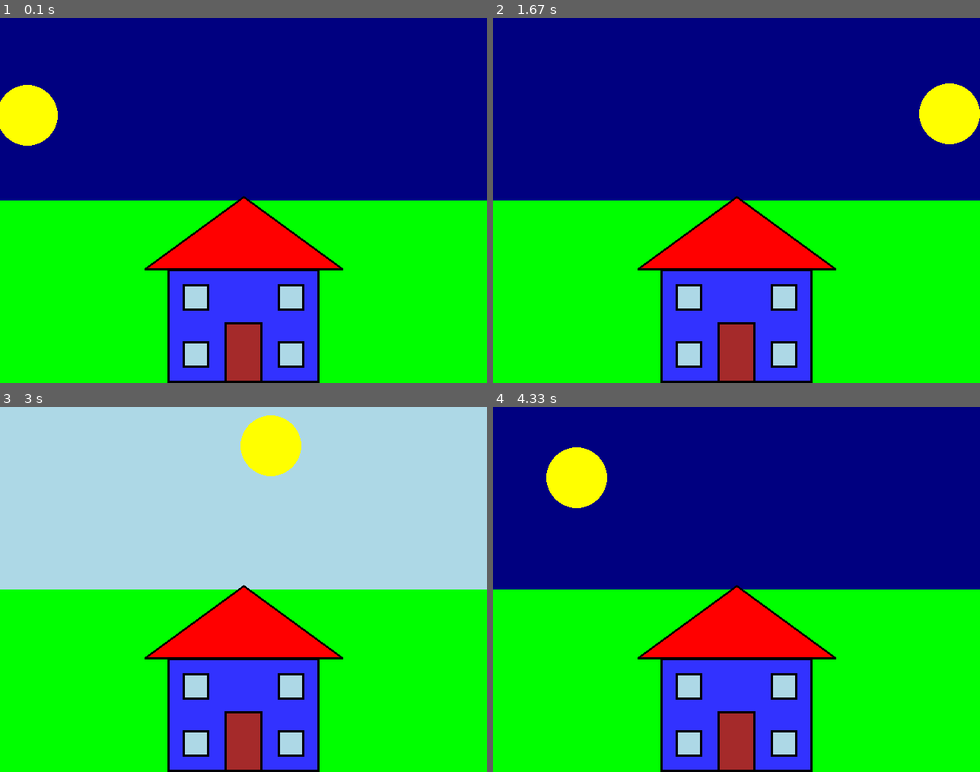
Above: before the commit, frames 1-4 (two rows, left to right).
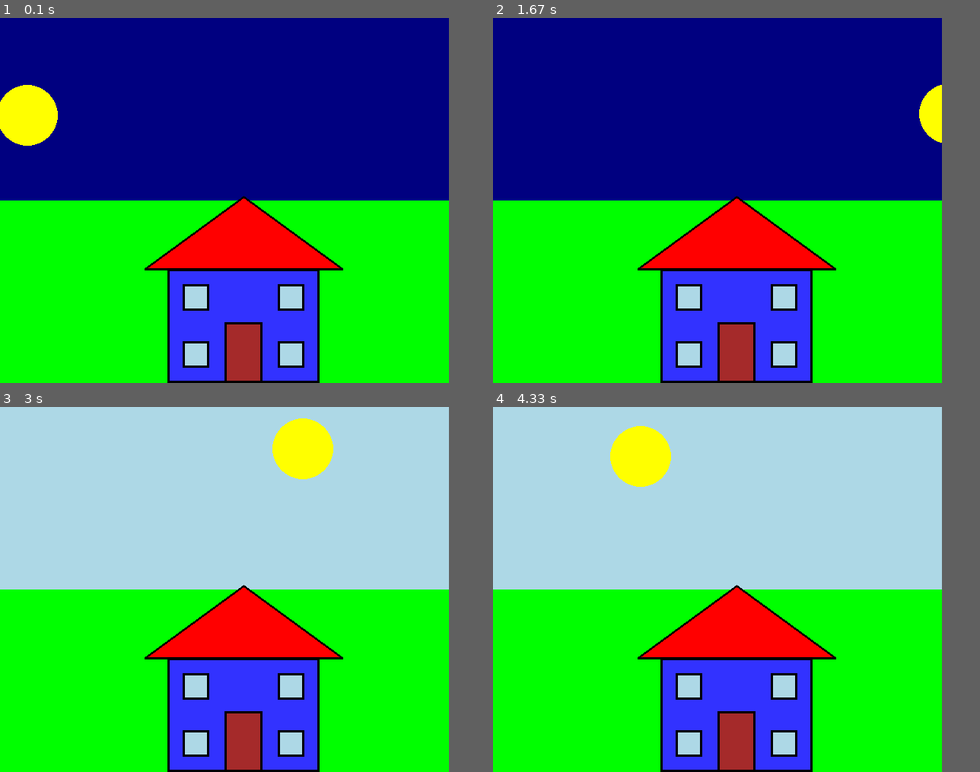
Above: after the commit, the same moments.

Repository: virayjj/virayjj-classwork
Game: pygame game, started from pygame/rising-sun/rising-sun-ext.py
Same seed, same stepped clock (60 frames per second), same inputs: the game is played once before the commit and once after it.
Inputs:
- Up to frame 1 (0.1 s): no input
- Up to frame 2 (1.67 s): no input
- Up to frame 3 (3 s): no input
- Up to frame 4 (4.33 s): no input
In our replay, the window is 640x480 before the commit and 590x480 after it. These sizes can differ from the game's own. Grey fills any space a smaller window leaves; there, only what the larger window draws over its background counts as a difference.

The runs differ from the first frame. In frame 1, 3.9% of the frame differs, in the area x 92-100%, y 50-100%; in frame 2, 3.9%; in frame 3, 6.0%; in frame 4, 50%, in the area x 0-100%, y 0-100%.

Commit message:
Update rising-sun-ext.py

Diff:
--- a/pygame/rising-sun/rising-sun-ext.py
+++ b/pygame/rising-sun/rising-sun-ext.py
@@ -15,7 +15,7 @@
 # -- Initialise PyGame
 pygame.init()
 # -- Blank Screen
-size = (640,480)
+size = (590,480)
 screen = pygame.display.set_mode(size)
 # -- Title of new window/screen
 pygame.display.set_caption("House")
@@ -57,7 +57,7 @@
 
     #Next event
     sun_x = sun_x + 1
-    if sun_x > 680:
+    if sun_x > 640:
         sun_x = -40
     sun_y = int(a * sun_x**2 + b * sun_x + c)
     # -- Draw here
